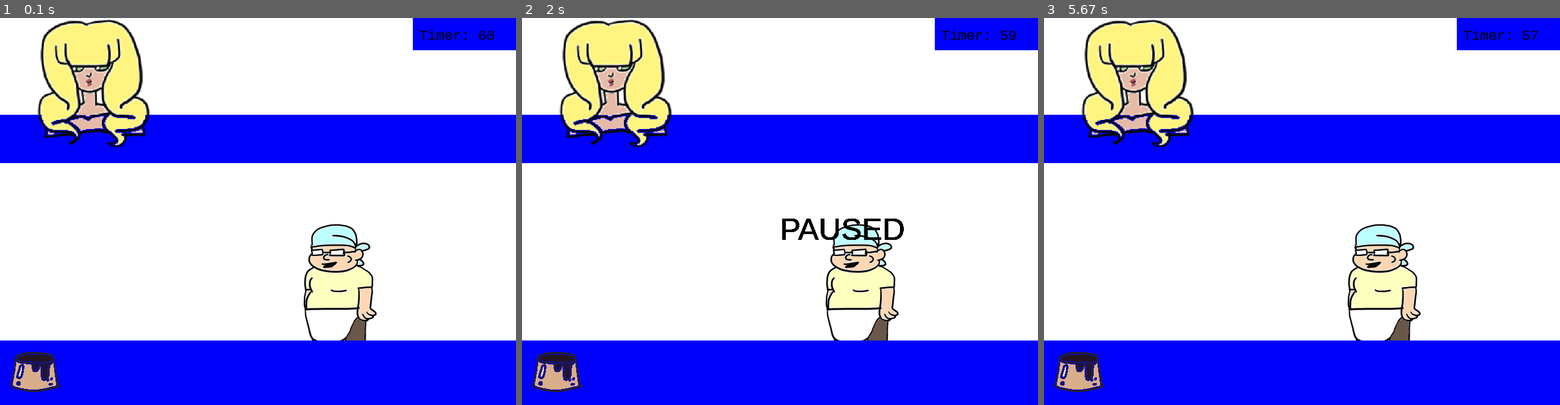
Above: before the commit, frames 1-3 (left to right).
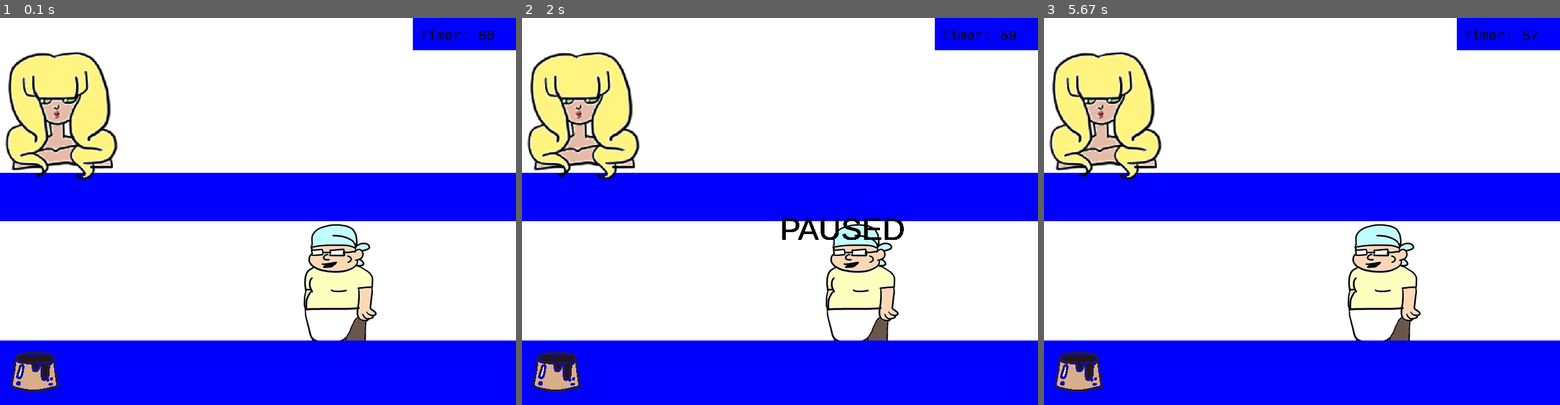
Above: after the commit, the same moments.

Repository: pokemonball34/PyGame
Game: pygame game, started from main.py
Two runs of this game, one before a commit and one after it. Both use one fixed random seed, a clock stepped at 60 frames per second and the inputs below.
Inputs (mouse positions are in pixels of both pictures, inside the frame that each line leads up to):
- Up to frame 1 (0.1 s): no input
- Up to frame 2 (2 s): press the mouse at (780, 234) at 0.37 s; move the mouse to (718, 226) at 0.47 s; release the mouse at (656, 215) at 0.6 s; press the mouse at (780, 234) at 0.7 s; move the mouse to (805, 273) at 0.8 s; release the mouse at (826, 308) at 0.93 s; press the mouse at (780, 234) at 1.03 s; move the mouse to (697, 246) at 1.13 s; release the mouse at (614, 257) at 1.27 s; press the mouse at (780, 234) at 1.37 s; move the mouse to (847, 149) at 1.47 s; release the mouse at (914, 64) at 1.6 s; press the mouse at (780, 234) at 1.7 s; move the mouse to (831, 168) at 1.8 s; release the mouse at (883, 99) at 1.93 s
- Up to frame 3 (5.67 s): press the mouse at (1302, 234) at 2.03 s; move the mouse to (1281, 296) at 2.13 s; release the mouse at (1260, 354) at 2.27 s; press the mouse at (1302, 234) at 2.37 s; move the mouse to (1234, 215) at 2.47 s; release the mouse at (1162, 196) at 2.6 s; press the mouse at (1302, 234) at 2.7 s; move the mouse to (1369, 168) at 2.8 s; release the mouse at (1431, 103) at 2.93 s; press the mouse at (1302, 234) at 3.03 s; move the mouse to (1302, 161) at 3.13 s; release the mouse at (1296, 87) at 3.27 s; press the mouse at (1302, 234) at 3.37 s; move the mouse to (1394, 168) at 3.47 s; release the mouse at (1487, 103) at 3.6 s; press the mouse at (1302, 234) at 3.7 s; move the mouse to (1229, 203) at 3.8 s; release the mouse at (1157, 172) at 3.93 s; press the mouse at (1302, 234) at 4.03 s; move the mouse to (1327, 219) at 4.13 s; release the mouse at (1353, 203) at 4.27 s; press the mouse at (1302, 234) at 4.37 s; move the mouse to (1219, 219) at 4.47 s; release the mouse at (1136, 203) at 4.6 s; press the mouse at (1302, 234) at 4.7 s; move the mouse to (1255, 211) at 4.8 s; release the mouse at (1209, 188) at 4.93 s; click (1317, 215) at 5.05 s; press the mouse at (1317, 215) at 5.37 s; move the mouse to (1291, 176) at 5.47 s; release the mouse at (1265, 137) at 5.6 s

The runs differ from the first frame. In frame 1, 30% of the frame differs, in the area x 0-100%, y 0-53%; in frame 2, 30%; in frame 3, 30%.

Commit message:
Update main.py

Diff:
--- a/main.py
+++ b/main.py
@@ -19,8 +19,8 @@
 WHITE = (255, 255, 255)
 BLUE = (0, 0, 255)
 
-# Seats
-seated_customer = [None, None, None, None]
+# Seats; 0 means empty, 1 means taken
+seated_customer = [0, 0, 0, 0]
 
 game_display = pygame.display.set_mode((DISPLAY_WIDTH, DISPLAY_HEIGHT))
 pygame.display.set_caption('A NEET Cafe')
@@ -46,28 +46,30 @@
     def add_item(self, food):
         self.serving_list.append(food)
 
+    def remove_item(self, food_name):
+        self.serving_list.remove(food_name)
+
 
 class Customer:
     def __init__(self, image):
         self.img = image
+        self.in_restaurant = True
+        self.seat_position = -1
+
+    def decide_seat(self):
+        for seat in range(0, 4):
+            if seated_customer[seat] == 0 and self.seat_position != -1:
+                seated_customer[seat] = 1
+                self.seat_position = seat
+
+    def leave_seat(self):
+        seated_customer[self.seat_position] = 0
 
     def load_sprite(self):
-        game_display.blit(self.img, (50, 0))
+        game_display.blit(self.img, (0, 50))
 
-
-def text_objects(text, font):
-    text_surface = font.render(text, True, BLACK)
-    return text_surface, text_surface.get_rect()
-
-
-def message_display(text):
-    large_text = pygame.font.Font('freesansbold.ttf', 115)
-    text_surf, text_rect = text_objects(text, large_text)
-    text_rect.center = ((DISPLAY_WIDTH / 2), (DISPLAY_HEIGHT / 2))
-    game_display.blit(text_surf, text_rect)
-    time.sleep(2)
-    pygame.display.update()
-    game_loop()
+    def leave_restaurant(self):
+        self.in_restaurant = False
 
 
 def get_mouse_coordinates():
@@ -88,35 +90,40 @@
             if event.type == pygame.QUIT:
                 pygame.quit()
                 quit()
-            if scene == 'main_menu':
-                if event.type == pygame.MOUSEBUTTONDOWN and event.button == 1 and not key_refresh:
-                    # Checks mouse x and y coodinates
-                    mouse_x, mouse_y = pygame.mouse.get_pos()
-                    # Condition, if the cursor is within the button when clicked
-                    if 300 < mouse_x < 500 and 300 < mouse_y < 380:
-                        # Enters the Game
-                        scene = 'in_game'
-                        key_refresh = True
-
-            if event.type == pygame.MOUSEBUTTONDOWN and event.button == 1 and scene == 'game_over' and not key_refresh:
-                scene = 'main_menu'
-                key_refresh = True
 
             if event.type == pygame.MOUSEBUTTONUP and event.button == 1:
                 key_refresh = False
 
-            if event.type == pygame.USEREVENT and scene == 'in_game':
-                countdown -= 1
-                if countdown == 0:
-                    scene = 'game_over'
+            if scene == 'main_menu':
+                if event.type == pygame.MOUSEBUTTONDOWN and event.button == 1 and not key_refresh:
+                    mouse_x, mouse_y = pygame.mouse.get_pos()                                                           # Checks mouse x and y coodinates
+                    if 300 < mouse_x < 500 and 300 < mouse_y < 380:                                                     # Condition, if the cursor is within the button when clicked
+                        scene = 'in_game'                                                                               # Enters the Game
+                        key_refresh = True
 
-            if event.type == pygame.MOUSEBUTTONDOWN and event.button == 1 and scene == 'in_game' and not key_refresh:
-                scene = 'pause_menu'
-                key_refresh = True
+            if scene == 'game_over':
+                if event.type == pygame.MOUSEBUTTONDOWN and event.button == 1 and not key_refresh:
+                    scene = 'main_menu'
+                    key_refresh = True
 
-            if event.type == pygame.MOUSEBUTTONDOWN and event.button == 1 and scene == 'pause_menu' and not key_refresh:
-                scene = 'in_game'
-                key_refresh = True
+                if event.type == pygame.MOUSEBUTTONUP and event.button == 1:
+                    key_refresh = False
+
+            if scene == 'in_game':
+                if event.type == pygame.USEREVENT:
+                    countdown -= 1
+                    if countdown == 0:
+                        scene = 'game_over'
+                        countdown = 60
+
+                if event.type == pygame.MOUSEBUTTONDOWN and event.button == 1 and not key_refresh:
+                    scene = 'pause_menu'
+                    key_refresh = True
+
+            if scene == 'pause_menu':
+                if event.type == pygame.MOUSEBUTTONDOWN and event.button == 1 and not key_refresh:
+                    scene = 'in_game'
+                    key_refresh = True
 
         # Scene Logic Loop
         if scene == 'main_menu':
@@ -131,11 +138,12 @@
 
         elif scene == 'in_game':
             game_display.fill(WHITE)
-            pygame.draw.rect(game_display, BLUE, pygame.Rect(0, DISPLAY_HEIGHT * 0.25, DISPLAY_WIDTH, DISPLAY_HEIGHT / 8))
+            pygame.draw.rect(game_display, BLUE, pygame.Rect(0, DISPLAY_HEIGHT * 0.4, DISPLAY_WIDTH, DISPLAY_HEIGHT / 8))
             player = PlayerCharacter()
             player.load_sprite()
-            seated_customer[0] = Customer(customer1)
-            seated_customer[0].load_sprite()
+            customer01 = Customer(customer1)
+            customer01.decide_seat()
+            customer01.load_sprite()
             pygame.draw.rect(game_display, BLUE, pygame.Rect(0, 500, DISPLAY_WIDTH, DISPLAY_HEIGHT / 6))
             pygame.draw.rect(game_display, BLUE, pygame.Rect(DISPLAY_WIDTH * 0.8, 0, DISPLAY_WIDTH * 0.2, DISPLAY_HEIGHT / 12))
             timer = my_font.render('Timer: ' + str(countdown), True, BLACK)
